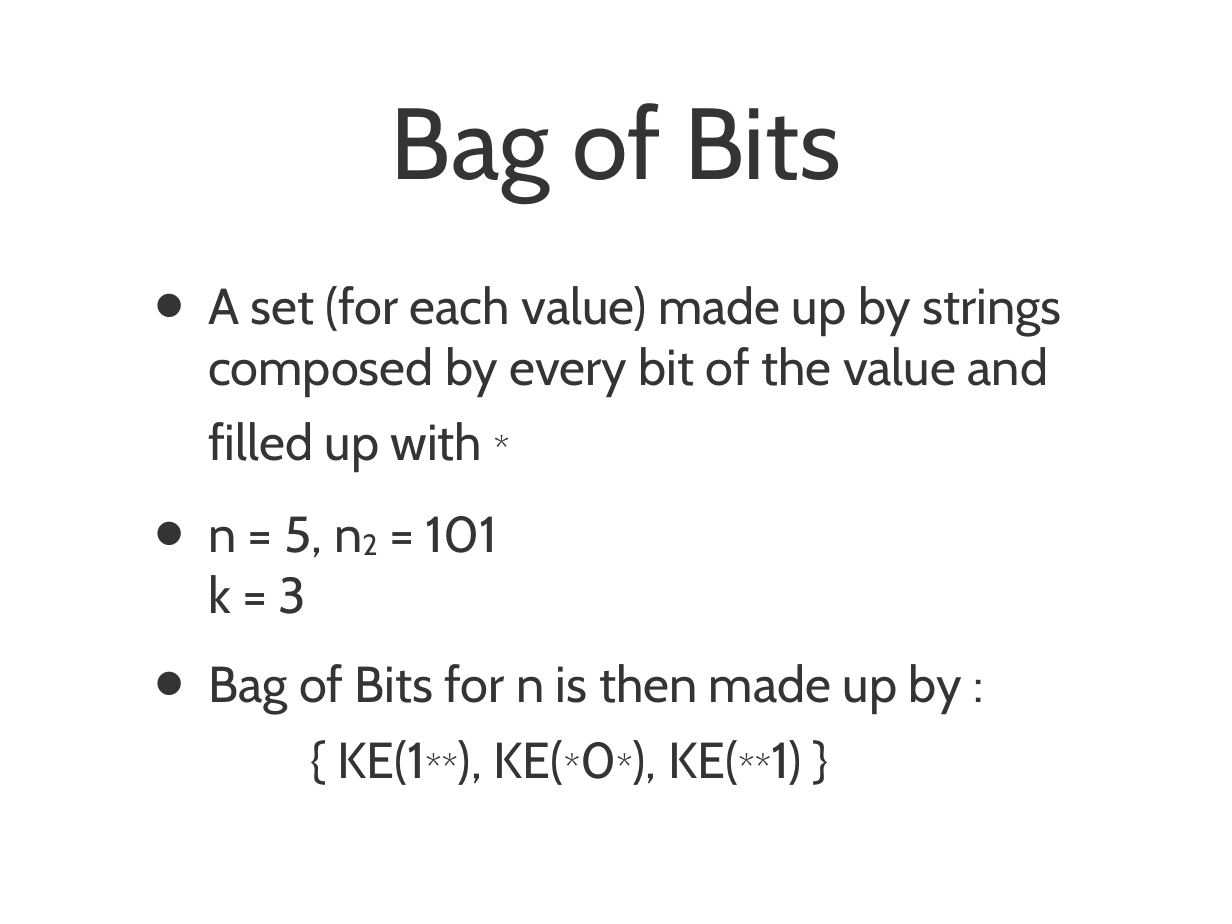
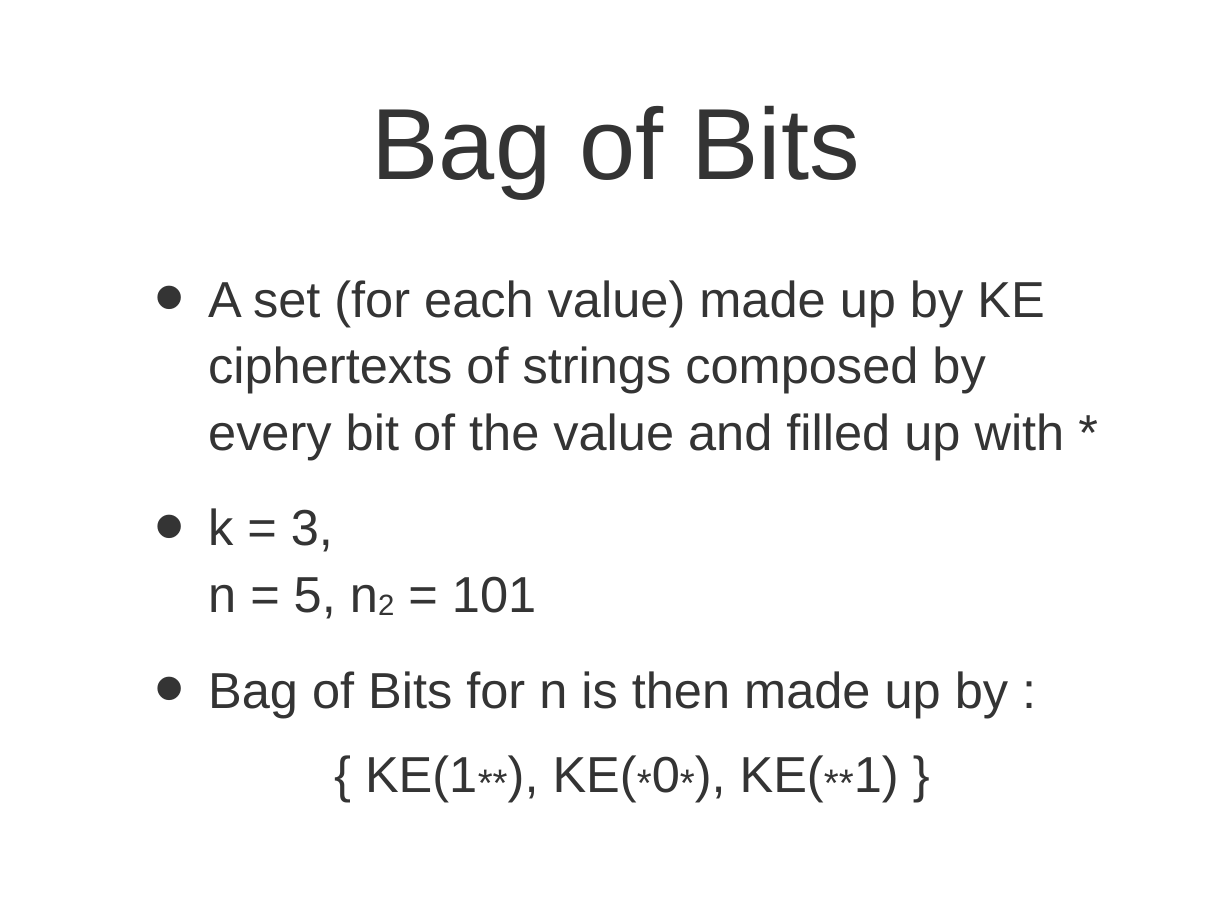
Before and after one commit to rexos/rexos.github.io, a slide deck: slide 14 of presentation.ppt. Drawn at 1232x924 pixels with LibreOffice and Linux fonts; fonts in the diff are those of the drawing. Boxes give left, top, right and bottom in pixels: in the first picture for what was removed or moved away, otherwise in the second. Text is boxed around its words. In the diff, an @@ line names an element or a change of style, - is before the commit and + after.

```diff
--- a/presentation.ppt
+++ b/presentation.ppt
@@ title "Bag of Bits" at (x1=372, y1=105, x2=860, y2=198): font Cabin to Arial @@
@@ text at (x1=208, y1=280, x2=1065, y2=619): text changed; font Cabin to Arial @@
-• A set (for each value) made up by strings composed by every bit of the value and filled up with *
-• n = 5, n2 = 101
-  k = 3
+• A set (for each value) made up by KE ciphertexts of strings composed by every bit of the value and filled up with *
+• k = 3,
+  n = 5, n2 = 101
@@ text at (x1=208, y1=671, x2=1008, y2=802): font Cabin to Arial in "Bag of Bits for n is then ..."; line spacing 1 to 1.1 @@
```
Also in this commit, not shown: 20 other slides changed.
